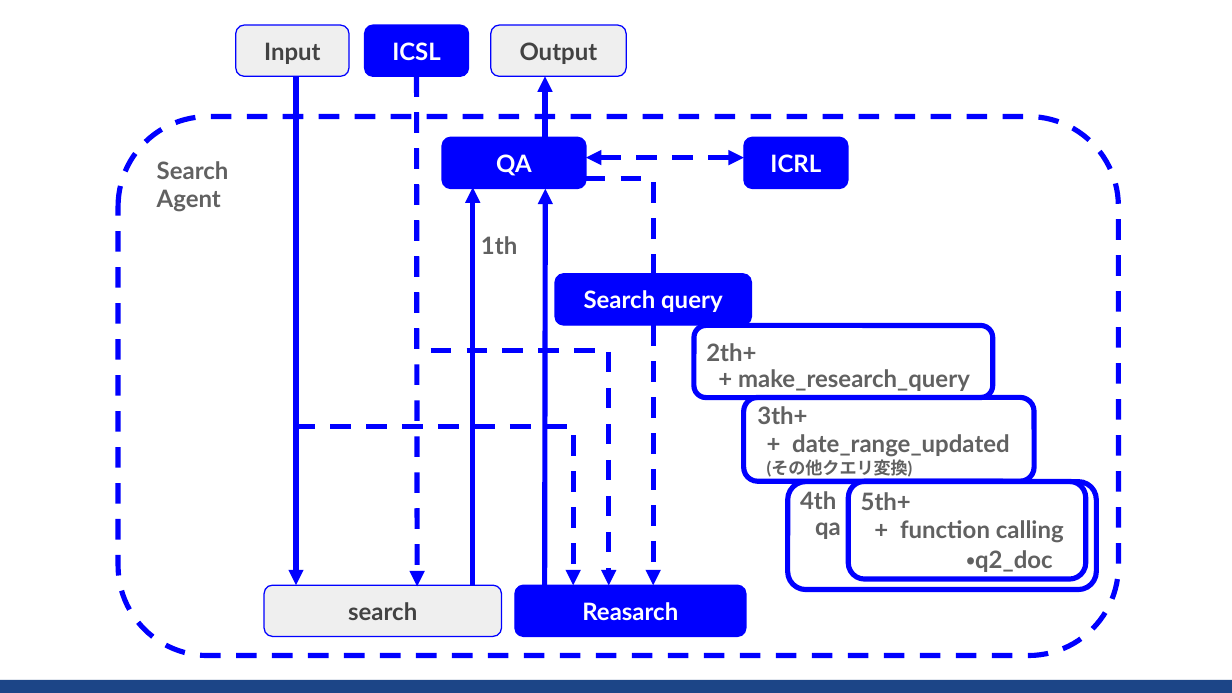
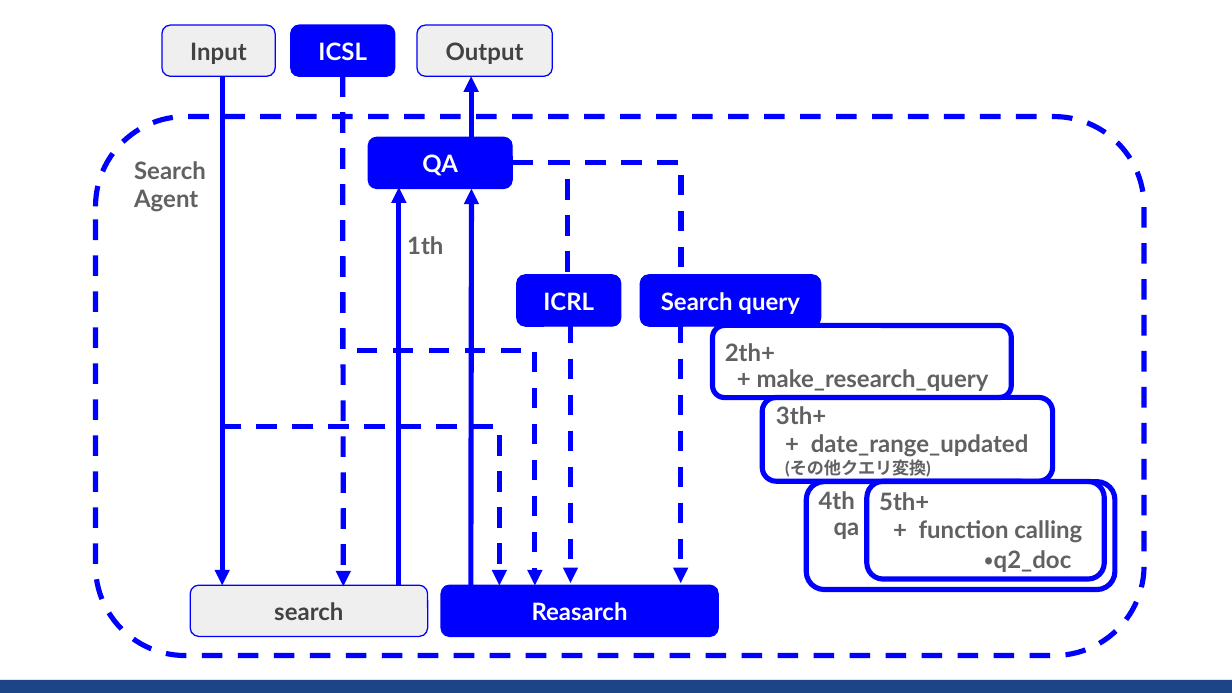
Before and after one commit to sekihan02/code_sundbox, a slide deck: slide 6 of search_small_agent.pptx. Drawn at 1232x693 pixels with LibreOffice and Linux fonts; fonts in the diff are those of the drawing. Boxes give left, top, right and bottom in pixels: in the first picture for what was removed or moved away, otherwise in the second. Text is boxed around its words. In the diff, an @@ line names an element or a change of style, - is before the commit and + after.

```diff
--- a/search_small_agent.pptx
+++ b/search_small_agent.pptx
@@ rounded rectangle "Search": place and size @@
-rounded rectangle "Search" at (118,117,1119,657)
+rounded rectangle "Search" at (96,117,1145,657)
@@ elbow line moved from (585, 179) - (653, 274) to (513, 163) - (568, 275) @@
@@ double arrow moved from (586, 158) - (744, 158) to (549, 163) - (680, 276) @@
@@ double arrow (549, 163) - (680, 276): double arrow to elbow line @@
@@ 5 rounded rectangles, 5 arrows, 2 elbow arrows, 1 text: place and size @@
-5 rounded rectangles, 5 arrows, 2 elbow arrows, 1 text at (235,25,626,637)
+5 rounded rectangles, 5 arrows, 2 elbow arrows, 1 text at (161,25,552,637)
@@ rounded rectangle "ICRL": place and size @@
-rounded rectangle "ICRL" at (744,137,848,188)
+rounded rectangle "ICRL" at (516,275,620,326)
@@ rounded rectangle "Search query": place and size @@
-rounded rectangle "Search query" at (556,274,752,325)
+rounded rectangle "Search query" at (641,275,821,326)
@@ arrow added from (570, 323) to (570, 583), #0000FF 3 pt dashed @@
@@ arrow moved from (653, 325) - (653, 585) to (680, 323) - (680, 583) @@
@@ 8 rounded rectangles, 5 texts: place and size @@
-8 rounded rectangles, 5 texts at (694,325,1096,590)
+8 rounded rectangles, 5 texts at (712,325,1115,590)
@@ rounded rectangle "Reasarch": place and size @@
-rounded rectangle "Reasarch" at (515,585,747,637)
+rounded rectangle "Reasarch" at (441,585,718,637)
```
Also in this commit, not shown: 2 other slides changed.
